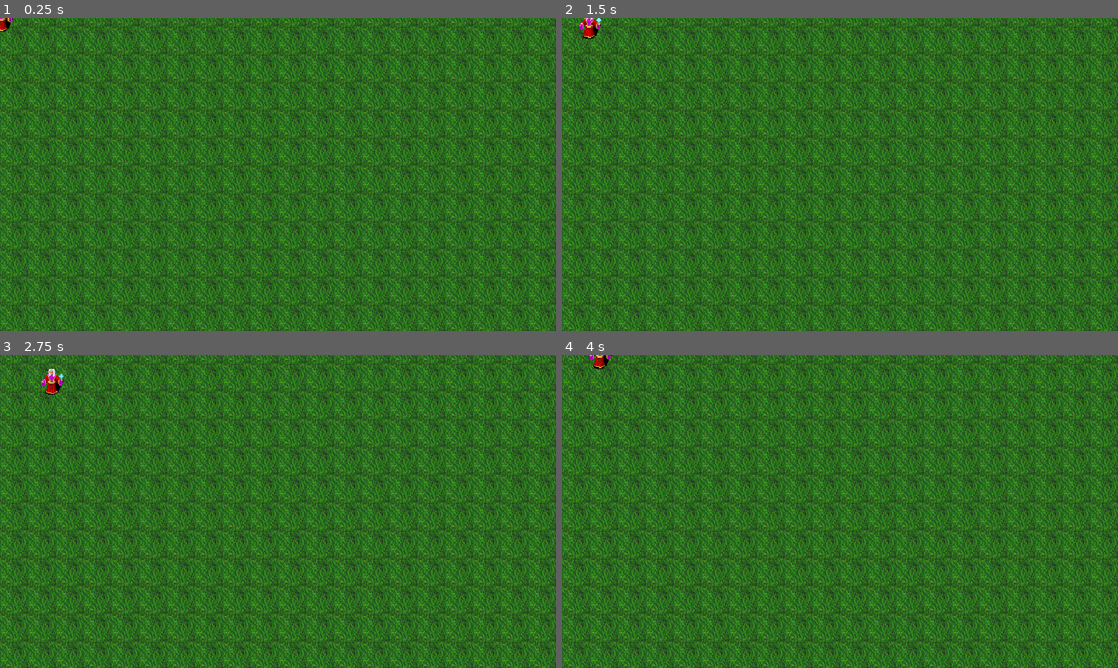
Above: before the commit, frames 1-4 (two rows, left to right).
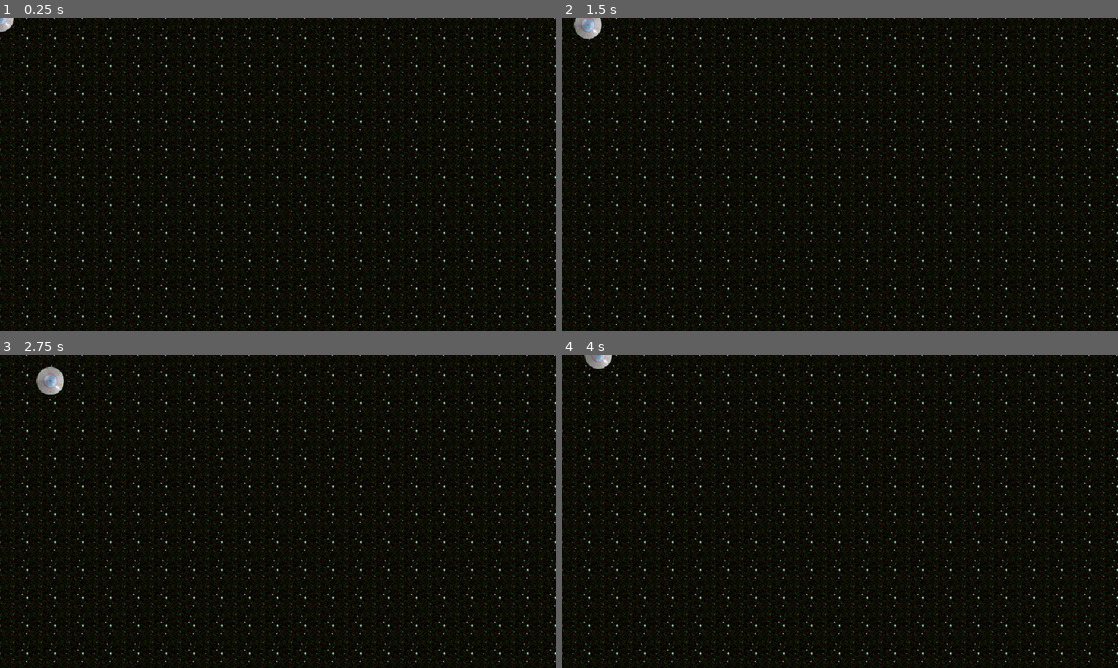
Above: after the commit, the same moments.

Repository: alyssajs/SpaceSurvivor
Game: Godot game, scene res://World/world.tscn
Two runs of this game, one before a commit and one after it. Both use one fixed random seed, a clock stepped at 60 frames per second and the inputs below.
Inputs:
- Up to frame 1 (0.25 s): no input
- Up to frame 2 (1.5 s): tap Enter at 0.5 s; hold D (right) 0.53-1.28 s; hold S (down) from 1.28 s (still down)
- Up to frame 3 (2.75 s): release S (down) at 2.03 s; hold D (right) from 2.03 s (still down)
- Up to frame 4 (4 s): release D (right) at 2.78 s; hold W (up) 2.78-3.53 s; hold A (left) from 3.53 s (still down)

The runs differ from the first frame. In frame 1, 100% of the frame differs, in the area x 0-100%, y 0-100%; in frame 2, 100%; in frame 3, 100%; in frame 4, 100%.

Commit message:
Added music + graphics

Diff:
--- a/Player/player.tscn
+++ b/Player/player.tscn
@@ -1,12 +1,11 @@
 [gd_scene load_steps=3 format=3 uid="uid://dtrmnpf7f1d40"]
 
 [ext_resource type="Script" path="res://Player/player.gd" id="1_ho1g2"]
-[ext_resource type="Texture2D" uid="uid://hfnl35ocymdr" path="res://Textures/Player/player_sprite.png" id="1_o7gtx"]
+[ext_resource type="Texture2D" uid="uid://cb5732frtdusy" path="res://Textures/Player/UFO_scaled.png" id="2_a15sv"]
 
 [node name="Player" type="CharacterBody2D"]
 motion_mode = 1
 script = ExtResource("1_ho1g2")
 
 [node name="Sprite2D" type="Sprite2D" parent="."]
-texture = ExtResource("1_o7gtx")
-hframes = 2
+texture = ExtResource("2_a15sv")
--- a/World/world.tscn
+++ b/World/world.tscn
@@ -1,16 +1,22 @@
-[gd_scene load_steps=3 format=3 uid="uid://jj8hgpdyagcg"]
+[gd_scene load_steps=4 format=3 uid="uid://jj8hgpdyagcg"]
 
-[ext_resource type="Texture2D" uid="uid://c60c416n8onk" path="res://Textures/dirt_full_new.png" id="1_g4fys"]
+[ext_resource type="Texture2D" uid="uid://cejmig25ah7du" path="res://Textures/Space.png" id="1_wpplc"]
 [ext_resource type="PackedScene" uid="uid://dtrmnpf7f1d40" path="res://Player/player.tscn" id="2_eqsyp"]
+[ext_resource type="AudioStream" uid="uid://c3ji6gywmtem8" path="res://Audio/Music/background_music_take1.wav" id="3_t8rya"]
 
 [node name="World" type="Node2D"]
 
 [node name="Background" type="Sprite2D" parent="."]
-texture_filter = 2
+texture_filter = 6
 texture_repeat = 2
 position = Vector2(63, 110)
-texture = ExtResource("1_g4fys")
+texture = ExtResource("1_wpplc")
 region_enabled = true
 region_rect = Rect2(0, 0, 5000, 5000)
 
 [node name="Player" parent="." instance=ExtResource("2_eqsyp")]
+
+[node name="AudioStreamPlayer" type="AudioStreamPlayer" parent="."]
+stream = ExtResource("3_t8rya")
+volume_db = 1.0
+autoplay = true
Not shown, added: Audio/Music/background_music_take1.wav.import
Not shown, added: Audio/Music/black_hole_music_take1-consolidated.wav.import
Binary file added: Textures/Player/UFO_scaled.png
Not shown, added: Textures/Player/UFO_scaled.png.import
Binary file added: Textures/Space.png
Not shown, added: Textures/Space.png.import
Not shown, added: Audio/Music/background_music_take1.wav
Not shown, added: Audio/Music/black_hole_music_take1-consolidated.wav
